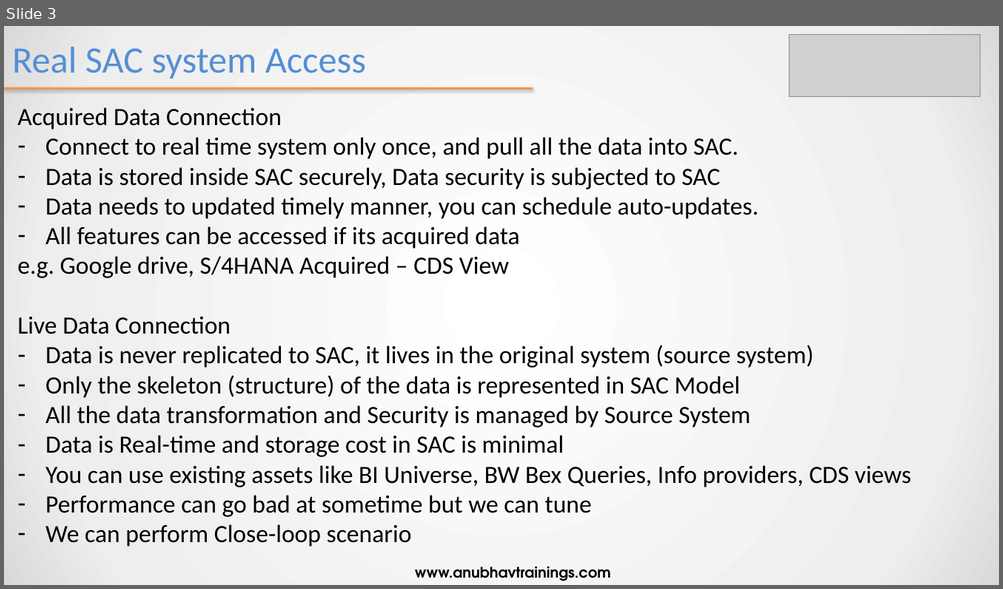
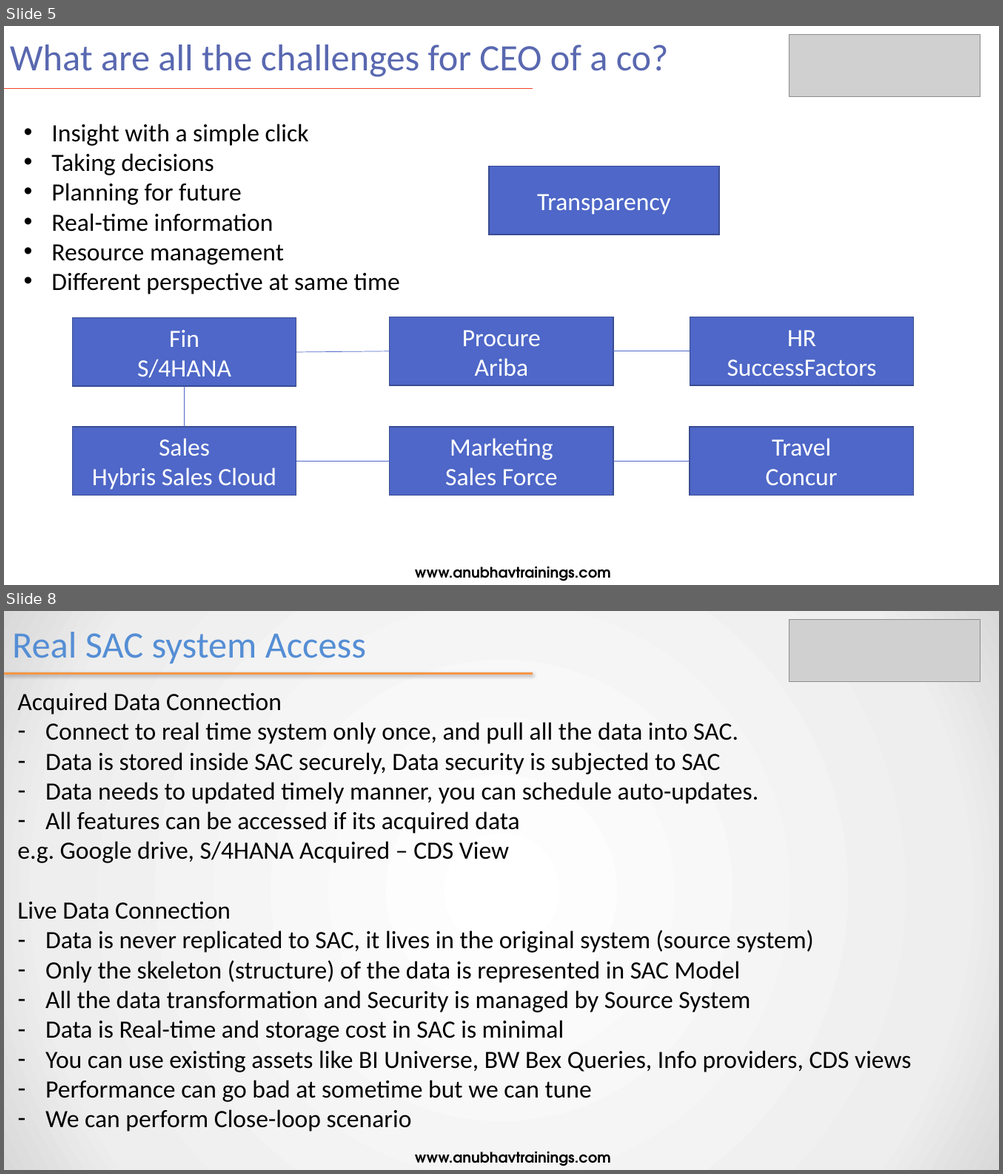
Before and after one commit to soyuztechnologies/Allianz_SAC_Training, a slide deck: day 9/SAC_Training Day 9.pptx. Shown one above the other, each under a label of ours: slide 3 before the commit, slides 5 and 8 after it; the slides between them are not shown. The pictures are 1003x589 and 1003x1174 pixels, drawn with LibreOffice and Linux fonts; fonts in the diff are those of the drawing; grey boxes stand for pictures. Boxes give left, top, right and bottom in pixels: in the first picture for what was removed or moved away, otherwise in the second. Text is boxed around its words. In the diff, an @@ line names an element or a change of style, - is before the commit and + after.

```diff
--- a/day 9/SAC_Training Day 9.pptx
+++ b/day 9/SAC_Training Day 9.pptx
@@ slide 5 added at [4, 26, 999, 585], background #FFFFFF @@
@@ title added at [10, 44, 669, 77], 36 pt, text #5968B0 @@
+What are all the challenges for CEO of a co?
@@ picture added at [790, 35, 980, 97] @@
@@ line added from (4, 89) to (533, 89), #F14124 1 pt @@
@@ text added at [51, 124, 399, 295], 24 pt, text #000000 @@
+• Insight with a simple click
+• Taking decisions
+• Planning for future
+• Real-time information
+• Resource management
+• Different perspective at same time
@@ rectangle added at [489, 167, 719, 235], fill #4E67C8, outline #3A4C94 1 pt, 24 pt, text #FFFFFF @@
+Transparency
@@ rectangle added at [73, 318, 296, 387], fill #4E67C8, outline #3A4C94 1 pt, 24 pt, text #FFFFFF @@
+Fin
+S/4HANA
@@ rectangle added at [390, 317, 614, 386], fill #4E67C8, outline #3A4C94 1 pt, 24 pt, text #FFFFFF @@
+Procure
+Ariba
@@ rectangle added at [690, 317, 913, 386], fill #4E67C8, outline #3A4C94 1 pt, 24 pt, text #FFFFFF @@
+HR
+SuccessFactors
@@ line added from (296, 353) to (390, 352), #4E67C8 0.5 pt @@
@@ line added from (614, 352) to (690, 352), #4E67C8 0.5 pt @@
@@ line added from (185, 386) to (185, 427), #4E67C8 0.5 pt @@
@@ rectangle added at [73, 427, 296, 496], fill #4E67C8, outline #3A4C94 1 pt, 24 pt, text #FFFFFF @@
+Sales
+Hybris Sales Cloud
@@ rectangle added at [390, 427, 614, 496], fill #4E67C8, outline #3A4C94 1 pt, 24 pt, text #FFFFFF @@
+Marketing
+Sales Force
@@ rectangle added at [690, 427, 913, 496], fill #4E67C8, outline #3A4C94 1 pt, 24 pt, text #FFFFFF @@
+Travel
+Concur
@@ line added from (296, 462) to (390, 462), #4E67C8 0.5 pt @@
@@ line added from (614, 462) to (690, 462), #4E67C8 0.5 pt @@
@@ text added at [415, 567, 611, 582], 14 pt, text #000000, bold @@
+www.anubhavtrainings.com
@@ what was slide 3 is now slide 8 @@
```
Also in this commit, not shown: 4 slides changed, 4 other slides added, 20 other files.
